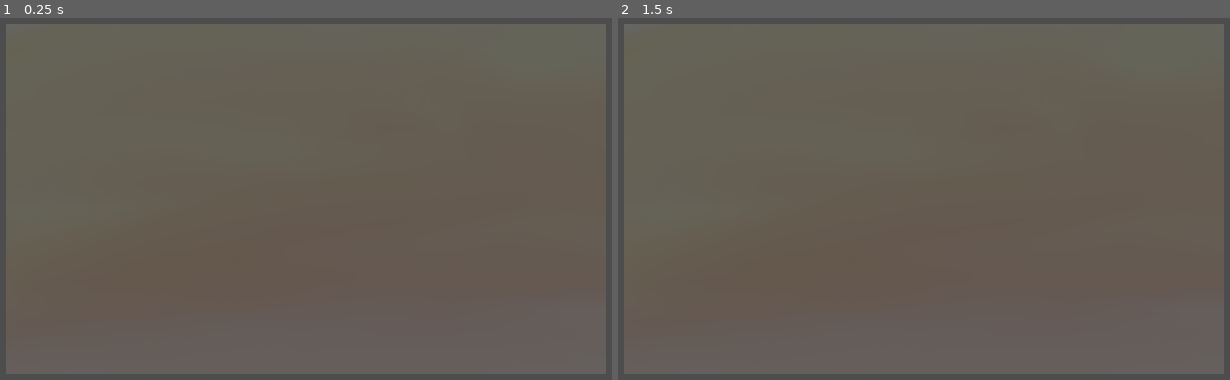
Above: before the commit, frames 1-2 (left to right).
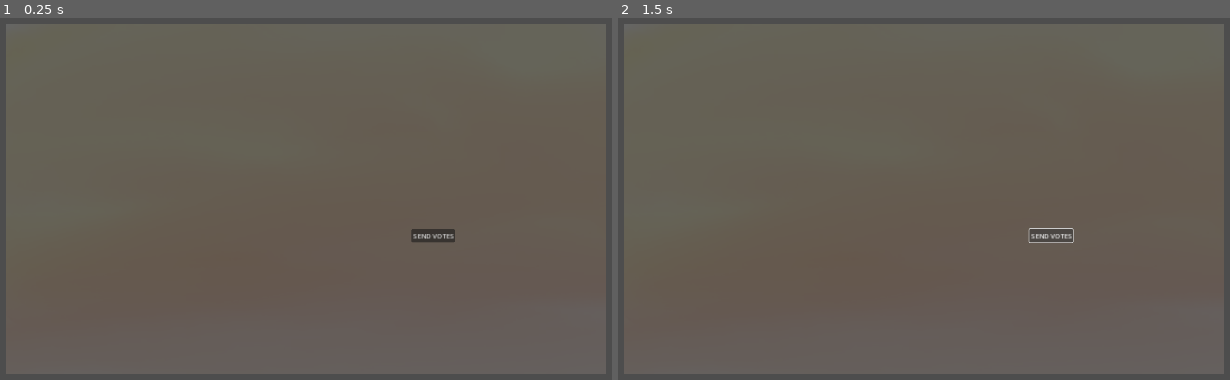
Above: after the commit, the same moments.

Repository: miikapalosaari/werewolfgame
Game: Godot game, scene res://scenes/MainScene.tscn
Same seed, same stepped clock (60 frames per second), same inputs: the game is played once before the commit and once after it. This scene is started directly instead of the project's main scene.
Inputs (mouse positions are in pixels of both pictures, inside the frame that each line leads up to):
- Up to frame 1 (0.25 s): no input
- Up to frame 2 (1.5 s): click (1052, 235) at 0.5 s, where only the run after the commit has a clickable "SEND VOTES"; click (1052, 235) at 1.25 s, where only the run after the commit has a clickable "SEND VOTES"

The runs differ from the first frame. In frame 1, 0.2% of the frame differs, in the area x 67-75%, y 58-62%; in frame 2, 0.3%, in the area x 66-75%, y 58-63%.

Commit message:
Tehty rpc:t clientin ja serverin välille: Ensin server lähettää requestin pelaajille valinnoista, sitten jokainen pelaaja vastaa tähän tietyn ajan kuluessa ja lähettää serverille valinnat.

Diff:
--- a/scenes/MainScene.tscn
+++ b/scenes/MainScene.tscn
@@ -32,3 +32,12 @@
 offset_top = 511.0
 offset_right = 976.0
 offset_bottom = 534.0
+
+[node name="DebugSendVotesButton" type="Button" parent="."]
+offset_left = 1213.0
+offset_top = 689.0
+offset_right = 1221.0
+offset_bottom = 697.0
+text = "SEND VOTES"
+
+[connection signal="pressed" from="DebugSendVotesButton" to="." method="_on_debug_send_votes_button_pressed"]
--- a/scripts/GameManager.gd
+++ b/scripts/GameManager.gd
@@ -18,6 +18,8 @@
 var pendingActions: Array = []
 var votes: Dictionary = {}
 var roleCounts: Dictionary = {}
+var clientSelections: Dictionary = {}
+var selectionTimer: Timer
 
 func _ready() -> void:
 	if not OS.has_feature("dedicated_server"):
@@ -34,6 +36,13 @@
 		var role = roles[key]
 		print("ID:", role["id"])
 
+	var t : Timer = Timer.new()
+	t.wait_time = 10.0
+	t.one_shot = true
+	add_child(t)
+	t.connect("timeout", Callable(self, "onSelectionTimerTimeout"))
+	selectionTimer = t
+
 # RPC : Client can request full state
 @rpc("any_peer")
 func requestFullState():
@@ -56,9 +65,9 @@
 	broadcastState()
 	if checkIfAllReady():
 		startGame()
+		selectionTimer.start()
 
 # RPC : Start game for clients
-#@rpc("authority", "call_remote")
 @rpc("any_peer")
 func startGame():
 	if not multiplayer.is_server():
@@ -191,3 +200,45 @@
 		var peerID = peerIDs[i]
 		players[peerID]["role"] = rolePool[i]
 		print("Assigned ", rolePool[i], " to ", peerID)
+
+@rpc("any_peer")
+func requestClientSelection():
+	if OS.has_feature("dedicated_server"):
+		return
+	var scene = get_tree().current_scene
+	if scene and scene.has_method("clientSendSelection"):
+		scene.clientSendSelection()
+	else:
+		print("Client: no clientSendSelection() on current scene")
+
+@rpc("any_peer")
+func sendClientSelection(selection: Array):
+	if not multiplayer.is_server():
+		return
+	var peerID = multiplayer.get_remote_sender_id()
+	receiveClientSelection(peerID, selection)
+
+func receiveClientSelection(peerID: int, selection: Array) -> void:
+	clientSelections[peerID] = selection
+
+func onSelectionTimerTimeout():
+	if not multiplayer.is_server():
+		return
+	print("Voting time over, requesting votes from clients")
+	for peerID in multiplayer.get_peers():
+		rpc_id(peerID, "requestClientSelection")
+
+	await get_tree().create_timer(2.0).timeout
+	fillMissingSelections()
+	printAllSelections(clientSelections)
+
+func printAllSelections(selections: Dictionary):
+	print("All Player Selections")
+	for peerID in selections.keys():
+		var selection: Array = selections[peerID]
+		print("Player ", peerID, " selected: ", selection)
+
+func fillMissingSelections():
+	for peerID in players.keys():
+		if not clientSelections.has(peerID):
+			clientSelections[peerID] = []
--- a/scripts/MainScene.gd
+++ b/scripts/MainScene.gd
@@ -149,3 +149,8 @@
 
 	selectedPlayers.append(peerID)
 	$Label.text = str(selectedPlayers)
+
+@rpc("any_peer")
+func clientSendSelection():
+	print("Client: ", localState["selfID"], " is sending selection: ", selectedPlayers)
+	GameManager.rpc_id(1, "sendClientSelection", selectedPlayers)
